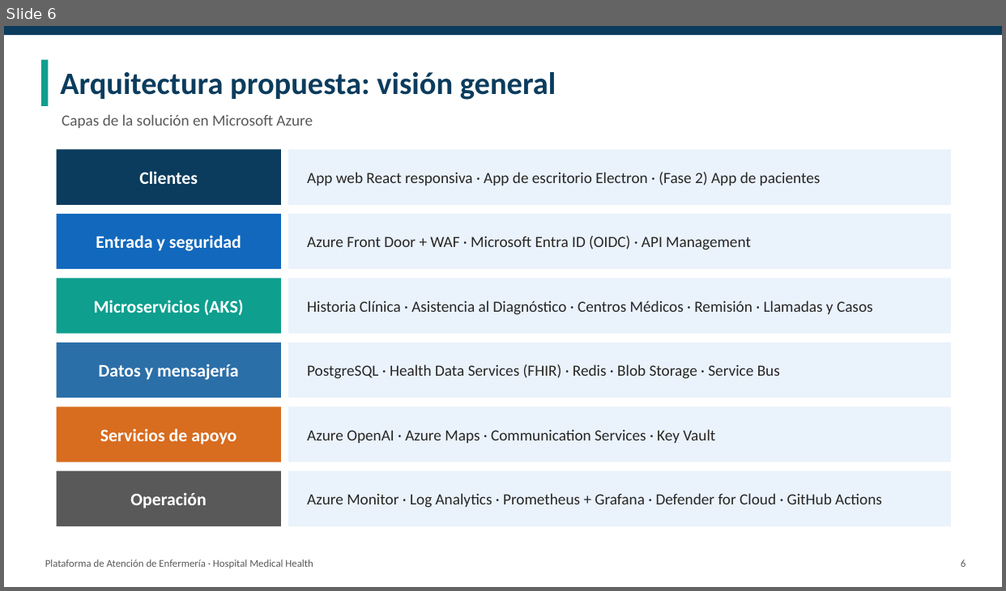
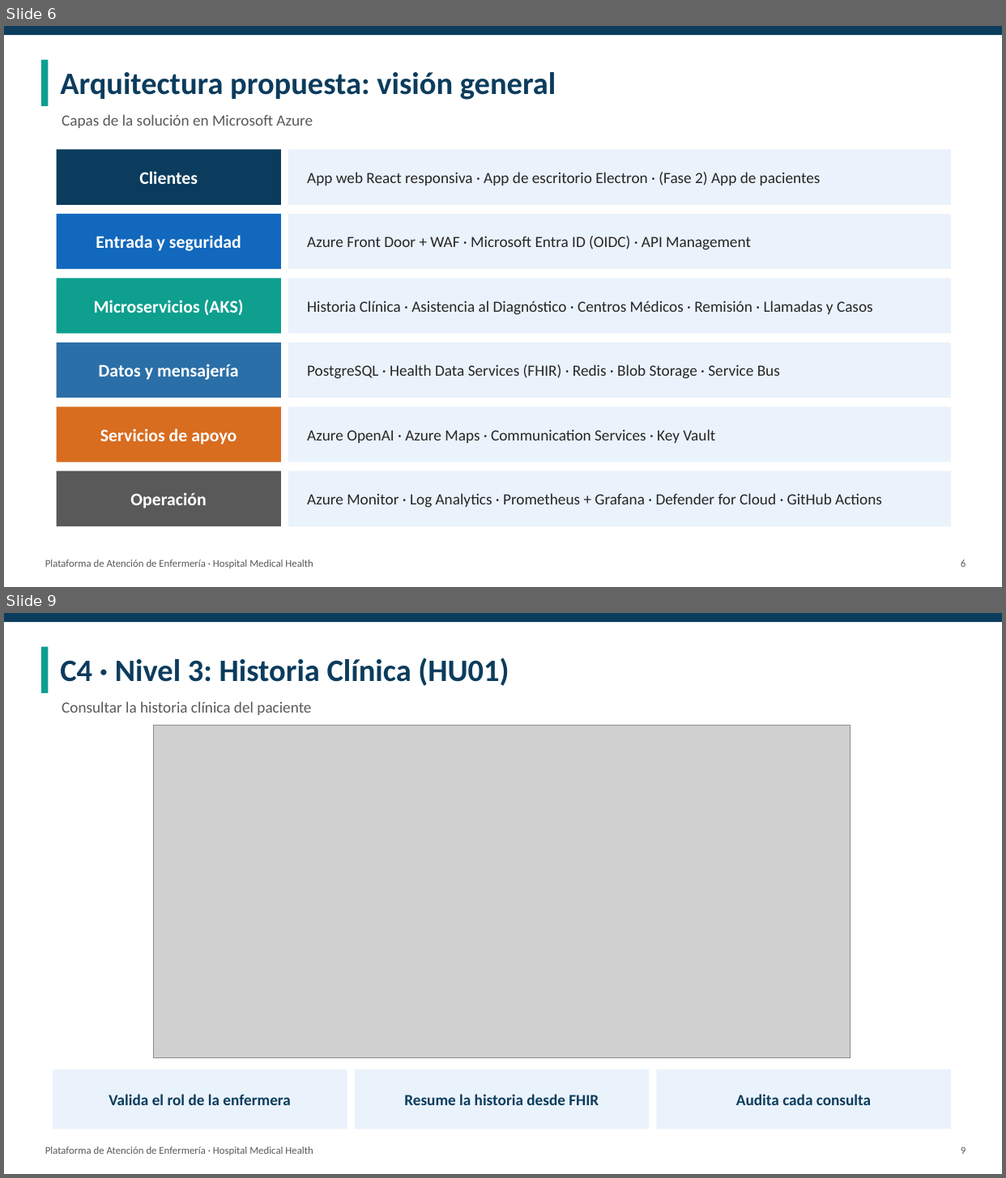
Before and after one commit to Jordy-Lv/medical-health-cloud-architecture, a slide deck: presentacion/Presentacion_Medical_Health.pptx. Shown one above the other, each under a label of ours: slide 6 before the commit, slides 6 and 9 after it; the slides between them are not shown. The pictures are 1006x591 and 1006x1178 pixels, drawn with LibreOffice and Linux fonts; fonts in the diff are those of the drawing; grey boxes stand for pictures. Boxes give left, top, right and bottom in pixels: in the first picture for what was removed or moved away, otherwise in the second. Text is boxed around its words. In the diff, an @@ line names an element or a change of style, - is before the commit and + after.

```diff
--- a/presentacion/Presentacion_Medical_Health.pptx
+++ b/presentacion/Presentacion_Medical_Health.pptx
@@ slide 9 added at (4, 613, 1002, 1174), background #FFFFFF @@
@@ rectangle added at (4, 613, 1002, 622), fill #0B3C5D @@
@@ rectangle added at (41, 647, 49, 693), fill #0E9F8E @@
@@ text added at (60, 658, 509, 686), 30 pt, text #0B3C5D, bold @@
+C4 · Nivel 3: Historia Clínica (HU01)
@@ text added at (62, 701, 311, 715), 15 pt, text #595959 @@
+Consultar la historia clínica del paciente
@@ picture added at (154, 726, 850, 1059) @@
@@ rectangle added at (53, 1070, 347, 1130), fill #EAF2FB @@
@@ rectangle added at (355, 1070, 649, 1130), fill #EAF2FB @@
@@ rectangle added at (657, 1070, 951, 1130), fill #EAF2FB @@
@@ text added at (108, 1094, 290, 1105), 15 pt, text #0B3C5D, bold @@
+Valida el rol de la enfermera
@@ text added at (404, 1094, 599, 1105), 15 pt, text #0B3C5D, bold @@
+Resume la historia desde FHIR
@@ text added at (736, 1094, 871, 1105), 15 pt, text #0B3C5D, bold @@
+Audita cada consulta
@@ text added at (45, 1147, 313, 1156), 10 pt, text #595959 @@
+Plataforma de Atención de Enfermería · Hospital Medical Health
@@ text added at (961, 1147, 965, 1154), 10 pt, text #595959 @@
+9
```
Also in this commit, not shown: 14 slides changed, 3 other slides added, 2 slides removed.
